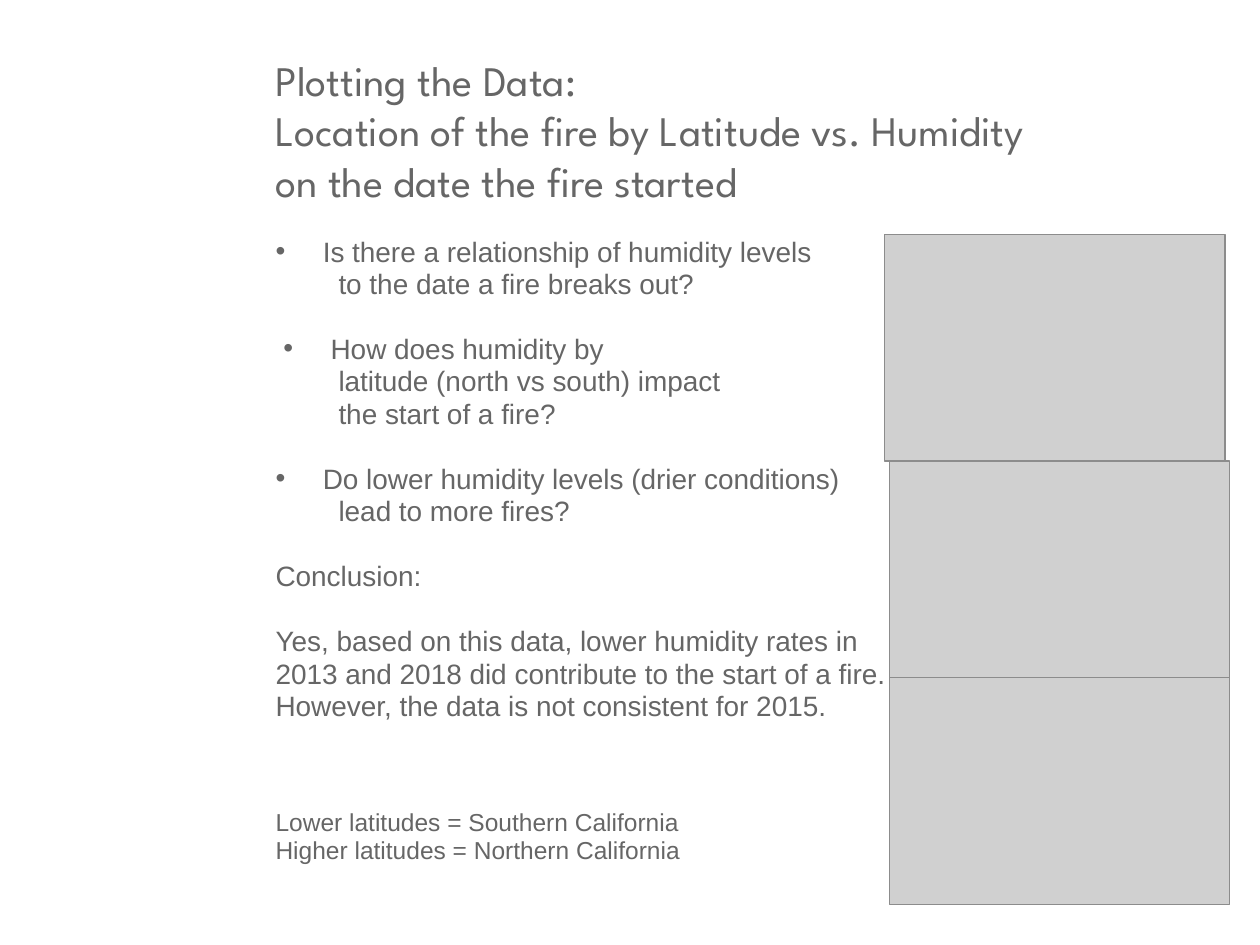
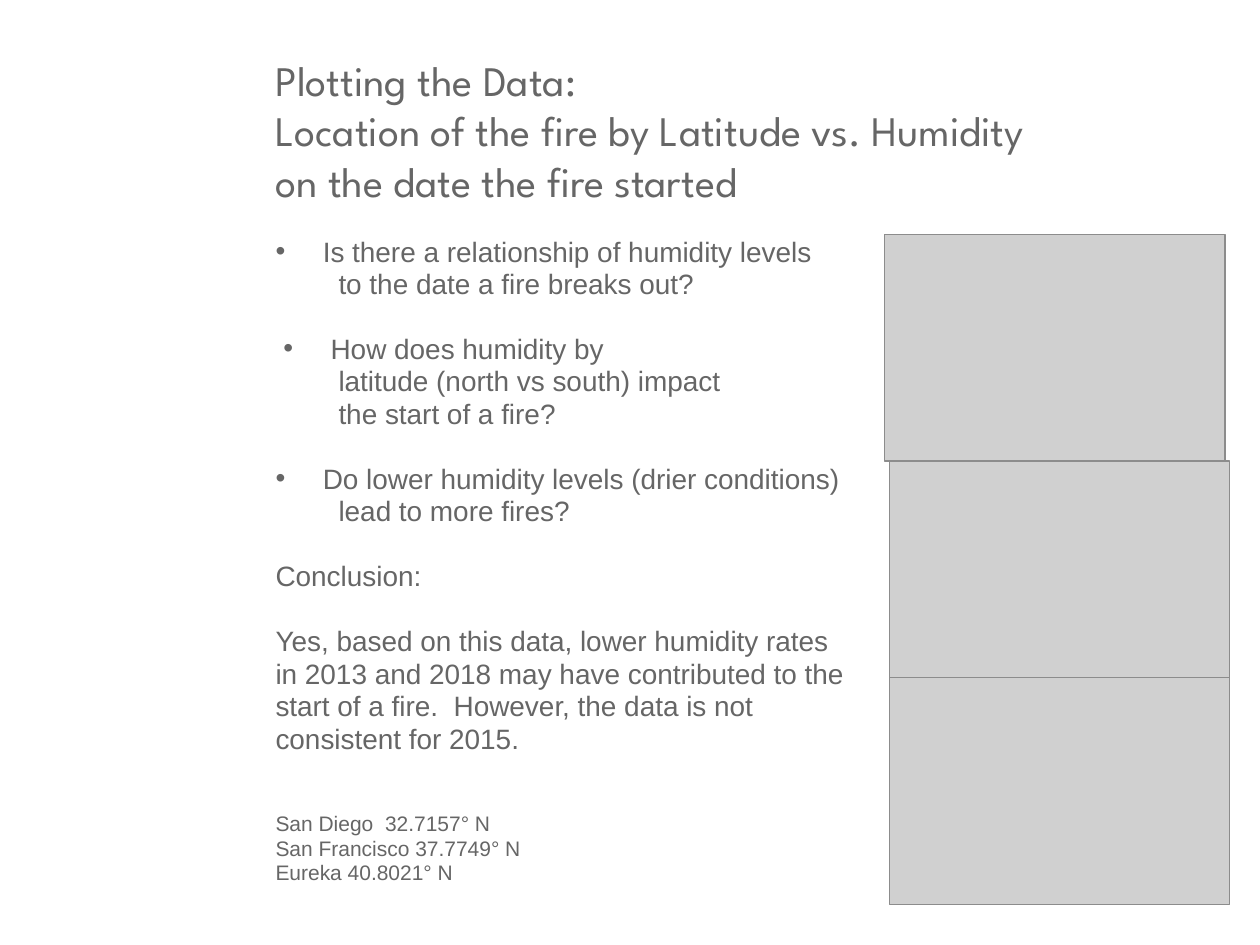
Before and after one commit to hockeylori/project1repo, a slide deck: slide 9 of ppt_writeup/Team7Project.pptx. Drawn at 1260x945 pixels with LibreOffice and Linux fonts; fonts in the diff are those of the drawing; grey boxes stand for pictures; background and template pictures are left out. Boxes give left, top, right and bottom in pixels: in the first picture for what was removed or moved away, otherwise in the second. Text is boxed around its words. In the diff, an @@ line names an element or a change of style, - is before the commit and + after.

```diff
--- a/ppt_writeup/Team7Project.pptx
+++ b/ppt_writeup/Team7Project.pptx
@@ text at bbox=[276, 630, 844, 880]: text changed @@
-Yes, based on this data, lower humidity rates in
-2013 and 2018 did contribute to the start of a fire.
-However, the data is not consistent for 2015.
-Lower latitudes = Southern California
-Higher latitudes = Northern California
+Yes, based on this data, lower humidity rates
+in 2013 and 2018 may have contributed to the
+start of a fire. However, the data is not
+consistent for 2015.
+San Diego 32.7157° N
+San Francisco 37.7749° N
+Eureka 40.8021° N
```
Also in this commit, not shown: 6 other slides changed, 1 other file.
